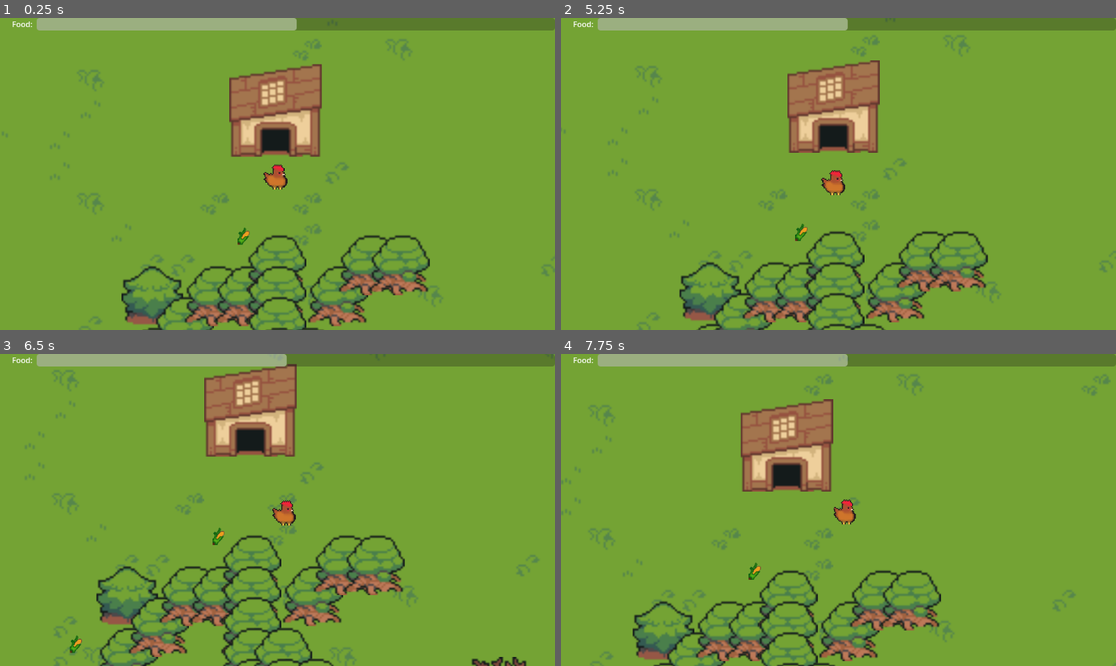
Above: before the commit, frames 1-4 (two rows, left to right).
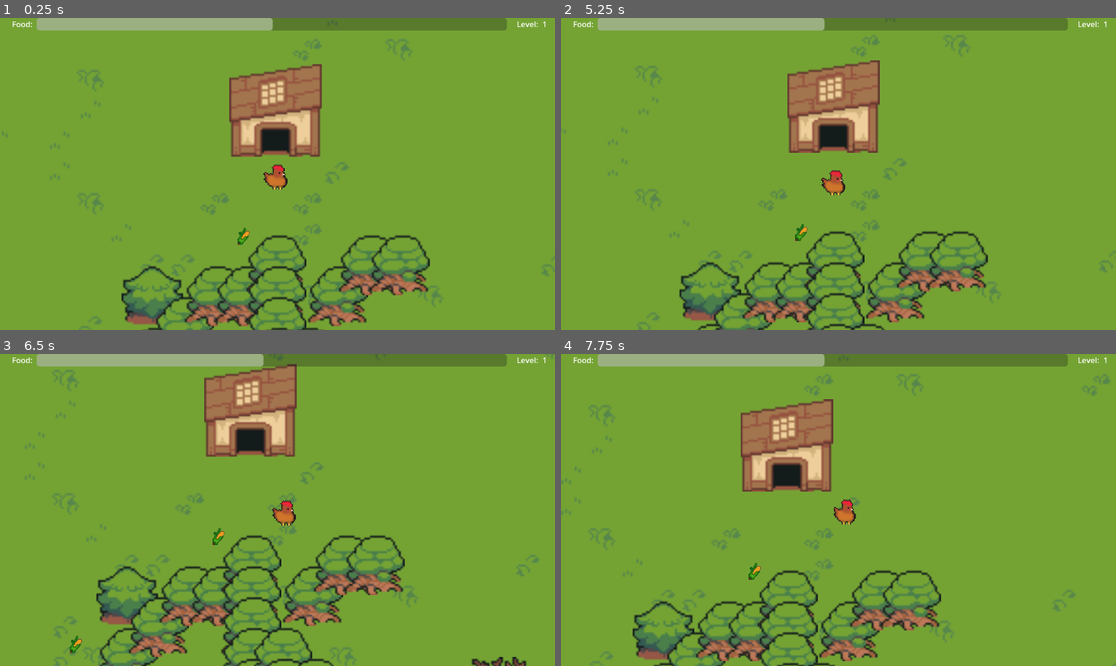
Above: after the commit, the same moments.

Repository: jackfruitgames/chickeeen
Game: Godot game, scene res://scenes/outdoors/outdoors.tscn
Same seed, same stepped clock (60 frames per second), same inputs: the game is played once before the commit and once after it.
Inputs:
- Up to frame 1 (0.25 s): no input
- Up to frame 2 (5.25 s): tap Enter at 0.5 s; hold Right (move_right) 0.53-1.28 s; hold Down (move_down) 1.28-2.03 s; hold Right (move_right) 2.03-2.78 s; hold Up (move_up) 2.78-3.53 s; hold Left (move_left) 3.53-5.03 s; hold Down (move_down) from 5.03 s (still down)
- Up to frame 3 (6.5 s): release Down (move_down) at 5.78 s; hold Right (move_right) from 5.78 s (still down)
- Up to frame 4 (7.75 s): release Right (move_right) at 6.53 s; hold Up (move_up) 6.53-7.28 s; hold Right (move_right) from 7.28 s (still down)

The runs differ from the first frame. In frame 1, 0.5% of the frame differs, in the area x 48-100%, y 0-5%; in frame 2, 0.5%; in frame 3, 0.5%; in frame 4, 0.5%.

Commit message:
Add level in GameState and in UI overlay

Diff:
--- a/global/gameState.gd
+++ b/global/gameState.gd
@@ -3,6 +3,7 @@
 # -- game score state
 const INITIAL_SCORE := 50
 var score := INITIAL_SCORE
+var level := 1
 
 # -- game daytime state
 const TIME_FACTOR = 1/0.1
@@ -15,6 +16,7 @@
 
 func reset_game():
 	score = INITIAL_SCORE
+	level = 1
 	is_night = false
 	dawn_time = DAWN_TIME
 	day_duration = DAY_DURATION
--- /dev/null
+++ b/scenes/ui/UpdateLevel.gd
@@ -0,0 +1,5 @@
+extends Label
+
+func _process(delta):
+	# spaces are a hacky way for padding. TODO: Find a better solution :)
+	text = str(GameState.level) + "    "
--- a/scenes/ui/ui.tscn
+++ b/scenes/ui/ui.tscn
@@ -1,5 +1,6 @@
-[gd_scene load_steps=2 format=3 uid="uid://80jawqck3m24"]
+[gd_scene load_steps=3 format=3 uid="uid://80jawqck3m24"]
 
+[ext_resource type="Script" path="res://scenes/ui/UpdateLevel.gd" id="2_fv3t8"]
 [ext_resource type="Script" path="res://scenes/ui/UpdateFoodProgress.gd" id="2_vufxw"]
 
 [node name="UILayer" type="CanvasLayer"]
@@ -30,3 +31,12 @@
 value = 50.0
 show_percentage = false
 script = ExtResource("2_vufxw")
+
+[node name="LevelLabel" type="Label" parent="ui/HBoxContainer"]
+layout_mode = 2
+text = "    Level: "
+
+[node name="LevelValueLabel" type="Label" parent="ui/HBoxContainer"]
+layout_mode = 2
+text = "0    "
+script = ExtResource("2_fv3t8")
